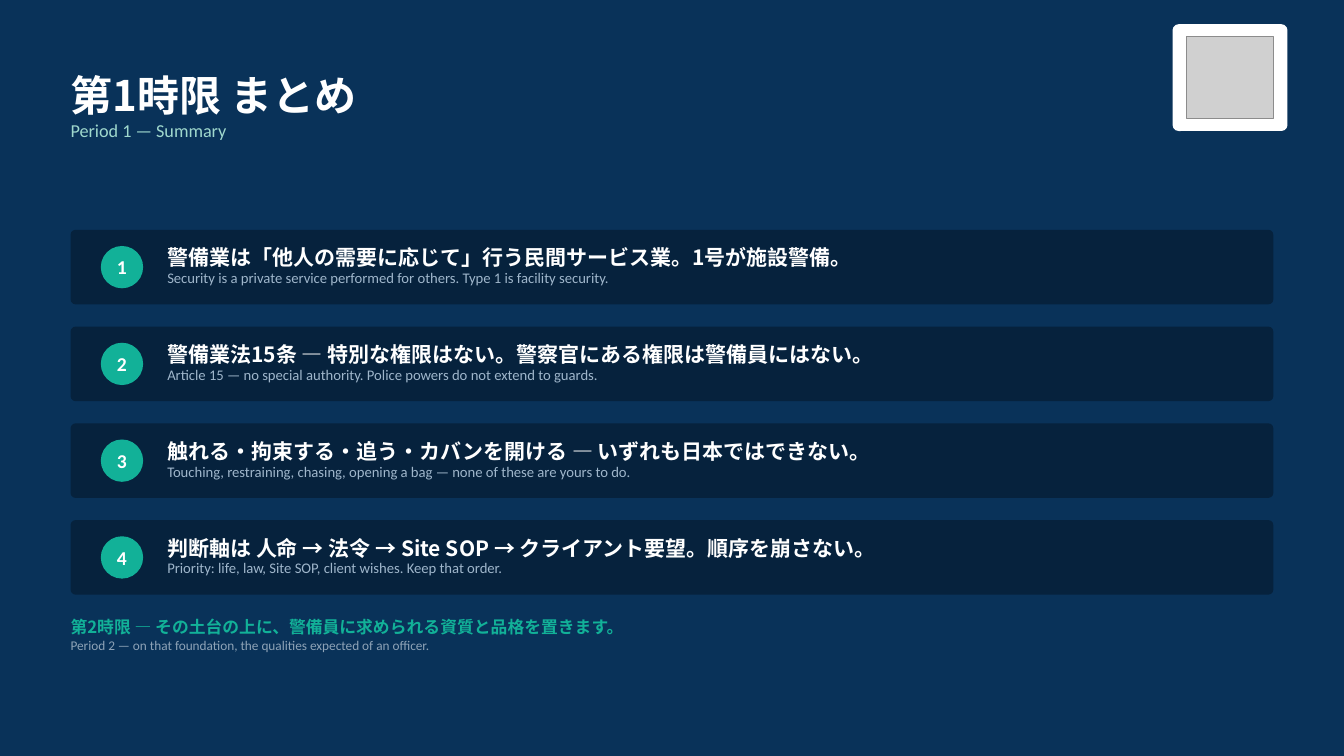
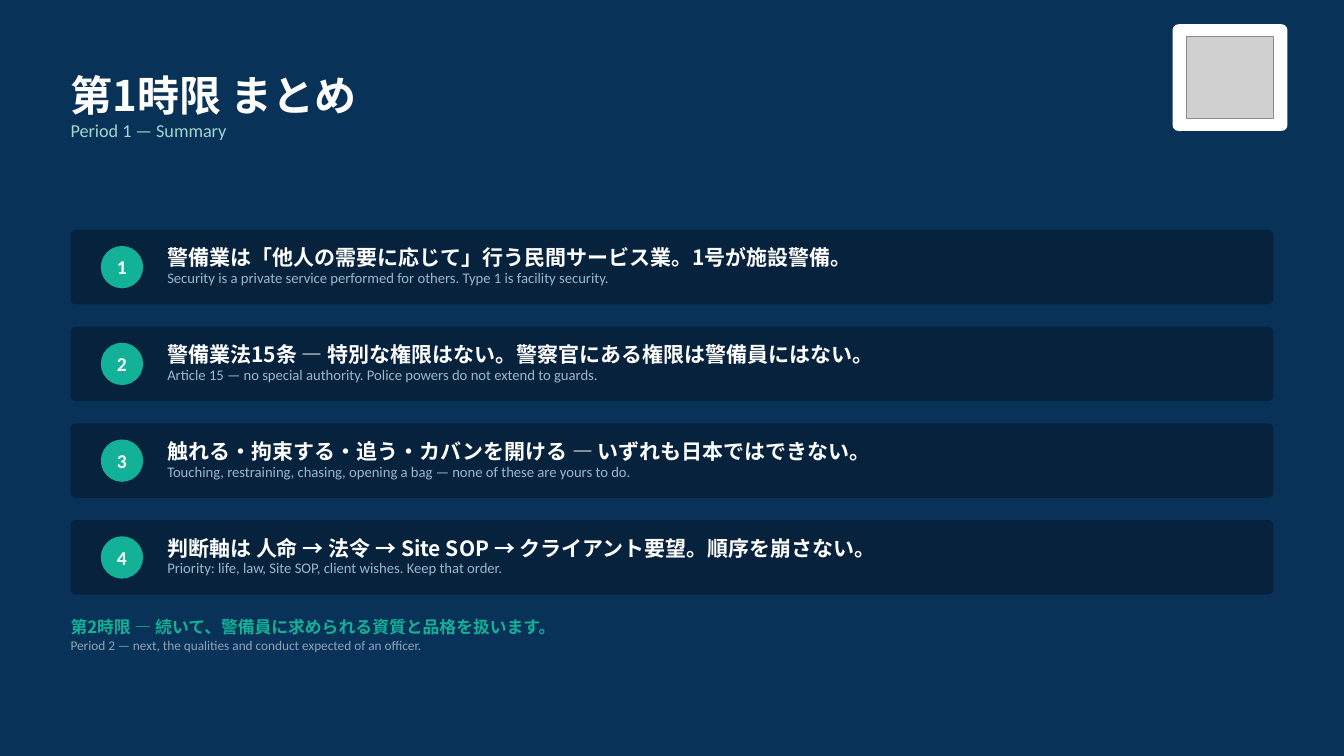
Before and after one commit to hrsmhiroshi-cpu/Training-, a slide deck: slide 22 of 新任講習/out/01_1限_警備業務実施の基本原則.pptx. Drawn at 1344x756 pixels with LibreOffice and Linux fonts; fonts in the diff are those of the drawing; grey boxes stand for pictures. Boxes give left, top, right and bottom in pixels: in the first picture for what was removed or moved away, otherwise in the second. Text is boxed around its words. In the diff, an @@ line names an element or a change of style, - is before the commit and + after.

```diff
--- a/新任講習/out/01_1限_警備業務実施の基本原則.pptx
+++ b/新任講習/out/01_1限_警備業務実施の基本原則.pptx
@@ text at (71,619,555,652): text changed @@
-第2時限 ― その土台の上に、警備員に求められる資質と品格を置きます。
-Period 2 — on that foundation, the qualities expected of an officer.
+第2時限 ― 続いて、警備員に求められる資質と品格を扱います。
+Period 2 — next, the qualities and conduct expected of an officer.
```
Also in this commit, not shown: 7 other slides changed, 5 other files.
